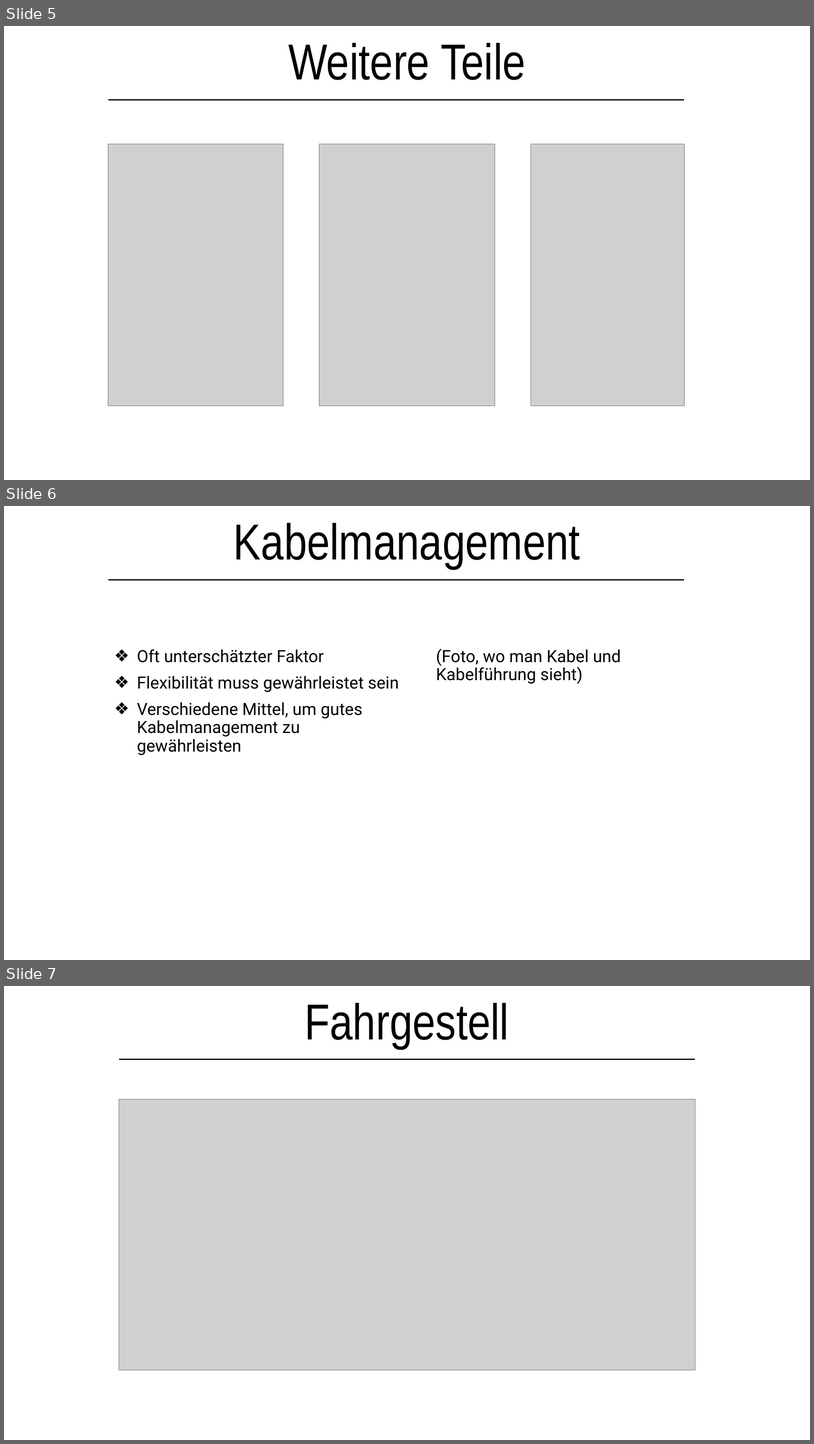
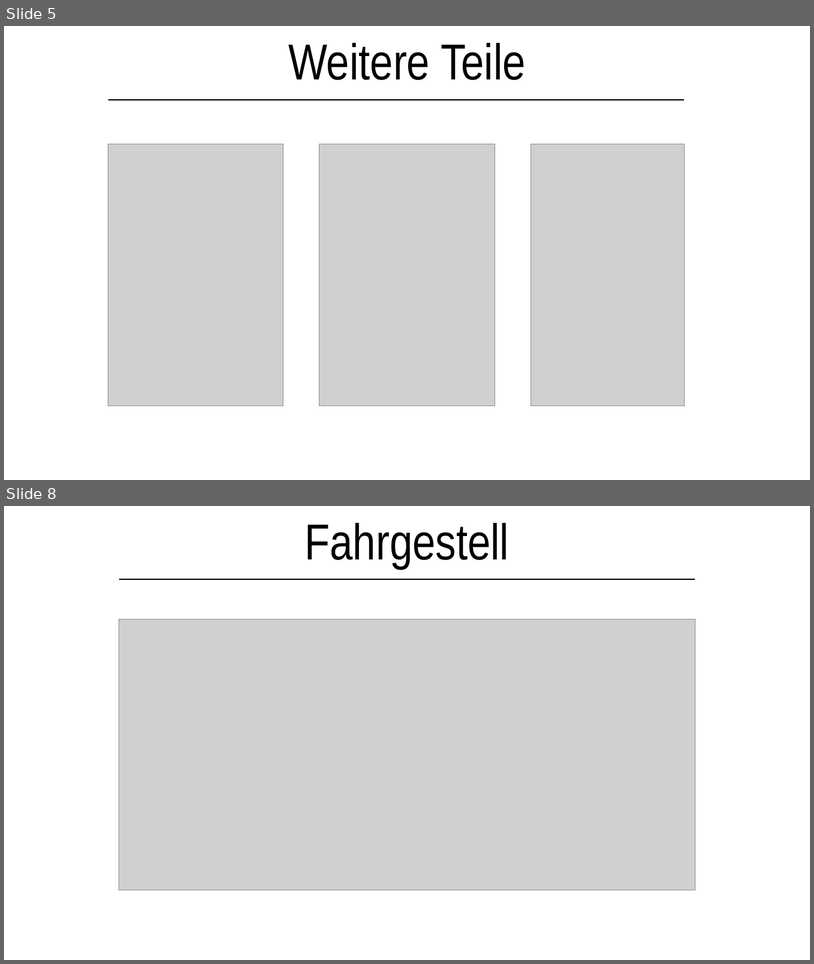
Before and after one commit to lsswchmnn/tank, a slide deck: Präsentation/Kettenfahrzeug.pptx. Shown one above the other, each under a label of ours: slides 5, 6 and 7 before the commit, slides 5 and 8 after it; the slides between them are not shown. The pictures are 814x1444 and 814x964 pixels, drawn with LibreOffice and Linux fonts; fonts in the diff are those of the drawing; grey boxes stand for pictures. Boxes give left, top, right and bottom in pixels: in the first picture for what was removed or moved away, otherwise in the second. Text is boxed around its words. In the diff, an @@ line names an element or a change of style, - is before the commit and + after.

```diff
--- a/Präsentation/Kettenfahrzeug.pptx
+++ b/Präsentation/Kettenfahrzeug.pptx
@@ slide 6 removed at [4, 506, 810, 960], background #FFFFFF @@
@@ text removed at [234, 523, 581, 568] @@
-Kabelmanagement
@@ line removed from (108, 580) to (684, 580) @@
@@ subtitle removed at [137, 649, 399, 755] @@
-❖ Oft unterschätzter Faktor
-❖ Flexibilität muss gewährleistet sein
-❖ Verschiedene Mittel, um gutes Kabelmanagement zu gewährleisten
@@ text removed at [436, 648, 621, 684] @@
-(Foto, wo man Kabel und Kabelführung sieht)
@@ what was slide 7 is now slide 8 @@
```
Also in this commit, not shown: 5 slides changed, 13 slides added, 1 other slide removed, 5 other files.
